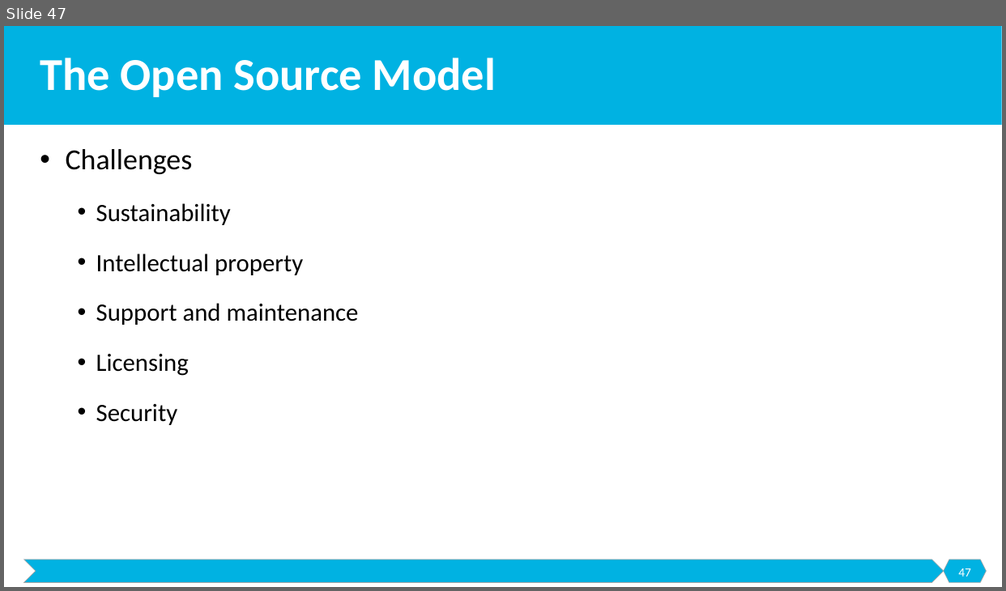
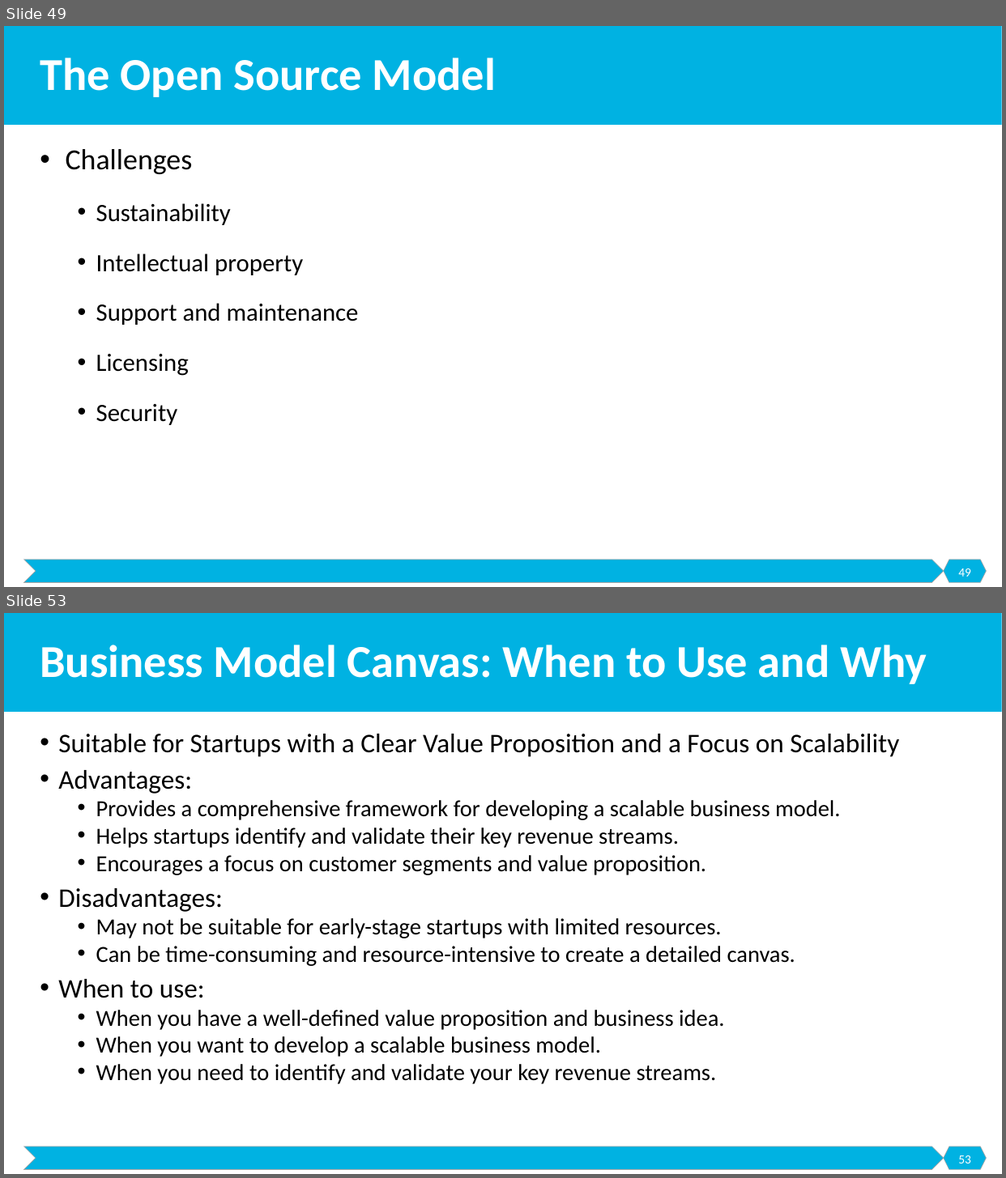
Before and after one commit to malenezi/malenezi, a slide deck: SE495/Lectures/2-Models/Models.pptx. Shown one above the other, each under a label of ours: slide 47 before the commit, slides 49 and 53 after it; the slides between them are not shown. The pictures are 1006x591 and 1006x1178 pixels, drawn with LibreOffice and Linux fonts; fonts in the diff are those of the drawing. Boxes give left, top, right and bottom in pixels: in the first picture for what was removed or moved away, otherwise in the second. Text is boxed around its words. In the diff, an @@ line names an element or a change of style, - is before the commit and + after.

```diff
--- a/SE495/Lectures/2-Models/Models.pptx
+++ b/SE495/Lectures/2-Models/Models.pptx
@@ slide 53 added at [4,613,1002,1174], background #FFFFFF; not listed: 3 template elements that a slide beside it also shows @@
@@ title added at [40,645,927,684], 44 pt, text #FFFFFF, bold @@
+Business Model Canvas: When to Use and Why
@@ text added at [58,734,899,1084], 22.2 pt, text #000000 @@
+• Suitable for Startups with a Clear Value Proposition and a Focus on Scalability
+• Advantages:
+  • Provides a comprehensive framework for developing a scalable business model.
+  • Helps startups identify and validate their key revenue streams.
+  • Encourages a focus on customer segments and value proposition.
+• Disadvantages:
+  • May not be suitable for early-stage startups with limited resources.
+  • Can be time-consuming and resource-intensive to create a detailed canvas.
+• When to use:
+  • When you have a well-defined value proposition and business idea.
+  • When you want to develop a scalable business model.
+  • When you need to identify and validate your key revenue streams.
@@ page number added at [958,1156,971,1164], 12 pt, text #FFFFFF @@
+53
@@ what was slide 47 is now slide 49 @@
@@ page number at [958,569,971,577]: text changed @@
-47
+49
```
Also in this commit, not shown: 7 other slides added.
